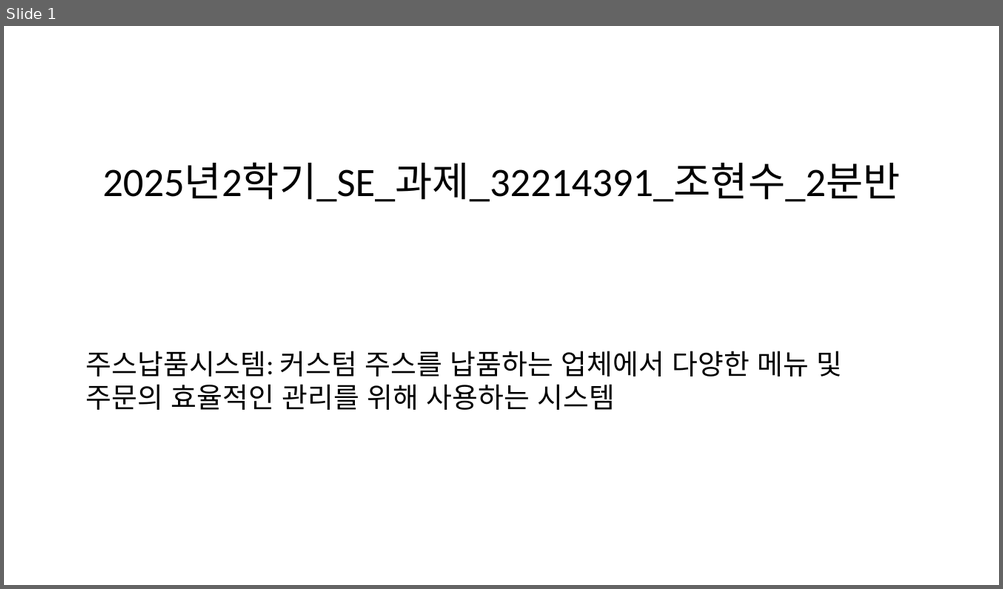
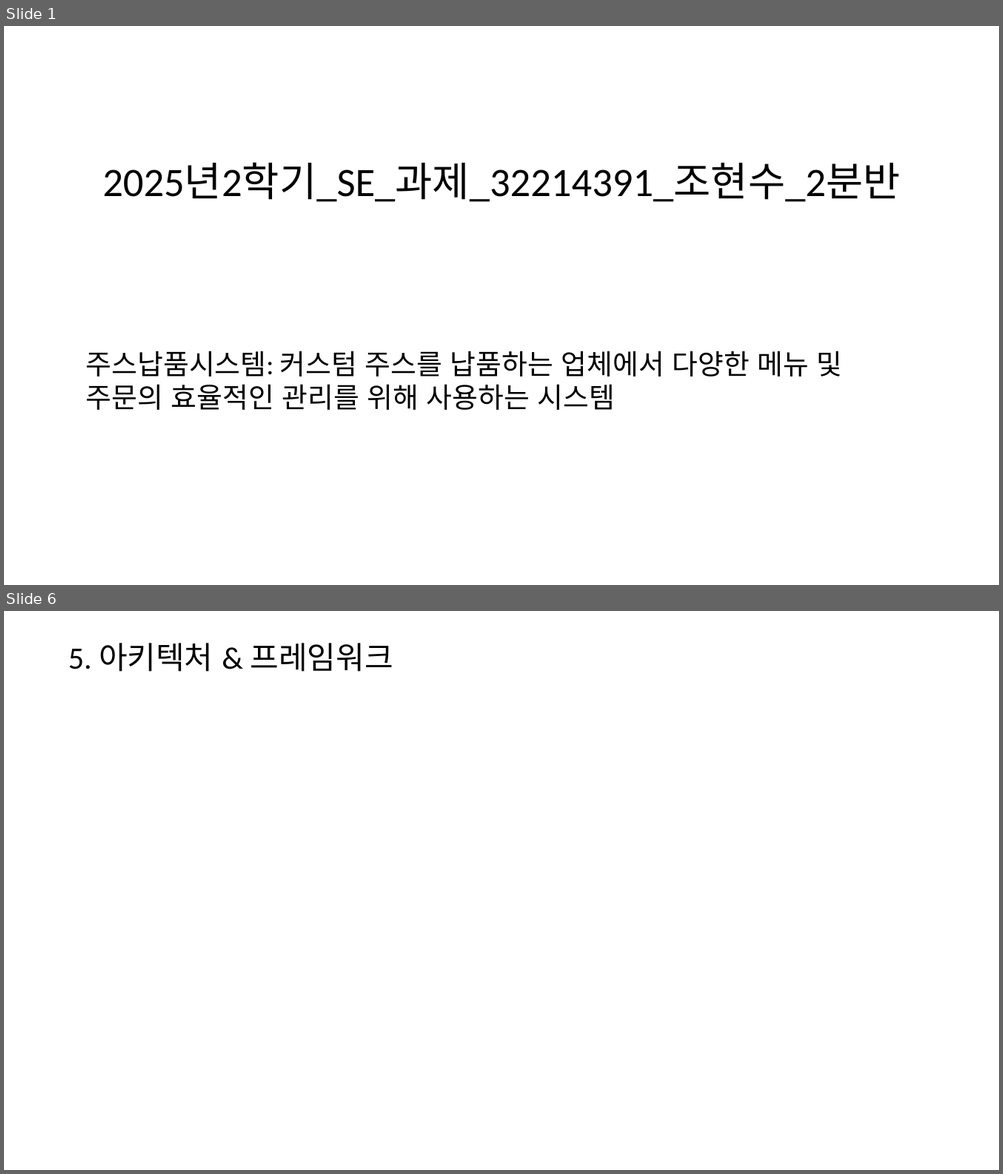
Before and after one commit to Jotriever/Software-Engineering, a slide deck: 2025년2학기_SE_과제_32214391_조현수_2분반.pptx. Shown one above the other, each under a label of ours: slide 1 before the commit, slides 1 and 6 after it; the slides between them are not shown. The pictures are 1003x589 and 1003x1174 pixels, drawn with LibreOffice and Linux fonts; fonts in the diff are those of the drawing. Boxes give left, top, right and bottom in pixels: in the first picture for what was removed or moved away, otherwise in the second. Text is boxed around its words. In the diff, an @@ line names an element or a change of style, - is before the commit and + after.

```diff
--- a/2025년2학기_SE_과제_32214391_조현수_2분반.pptx
+++ b/2025년2학기_SE_과제_32214391_조현수_2분반.pptx
@@ slide 6 added at (x1=4, y1=611, x2=999, y2=1170), background #FFFFFF @@
@@ title added at (x1=68, y1=643, x2=393, y2=672), 30 pt, text #000000 @@
+5. 아키텍처 & 프레임워크
```
Also in this commit, not shown: 5 other slides added, 7 other files.
